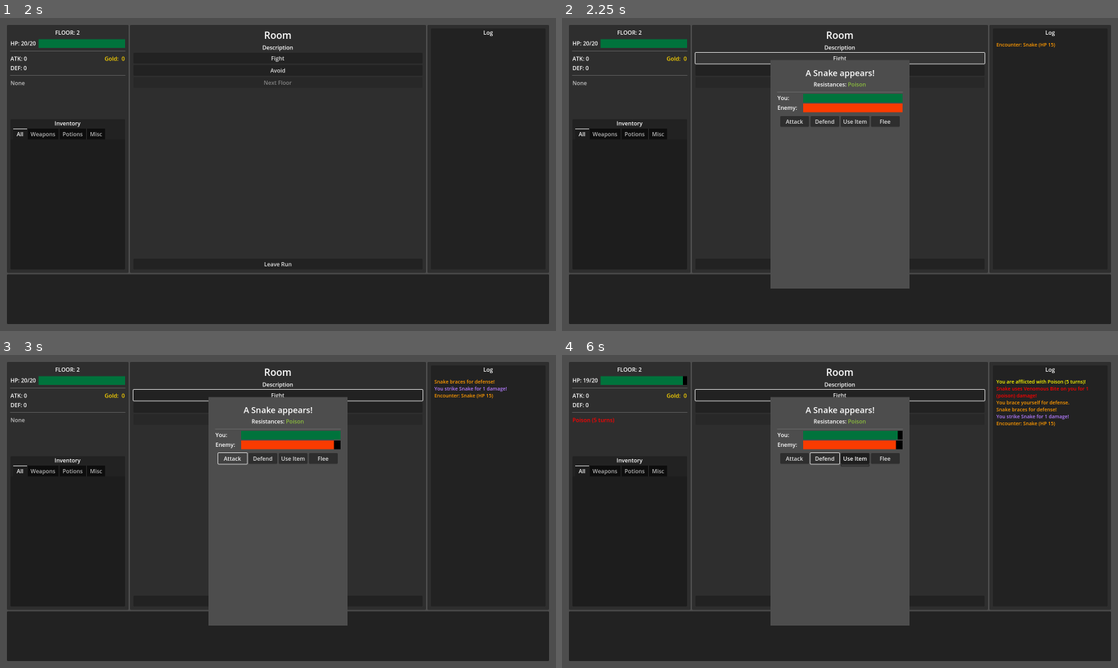
Above: before the commit, frames 1-4 (two rows, left to right).
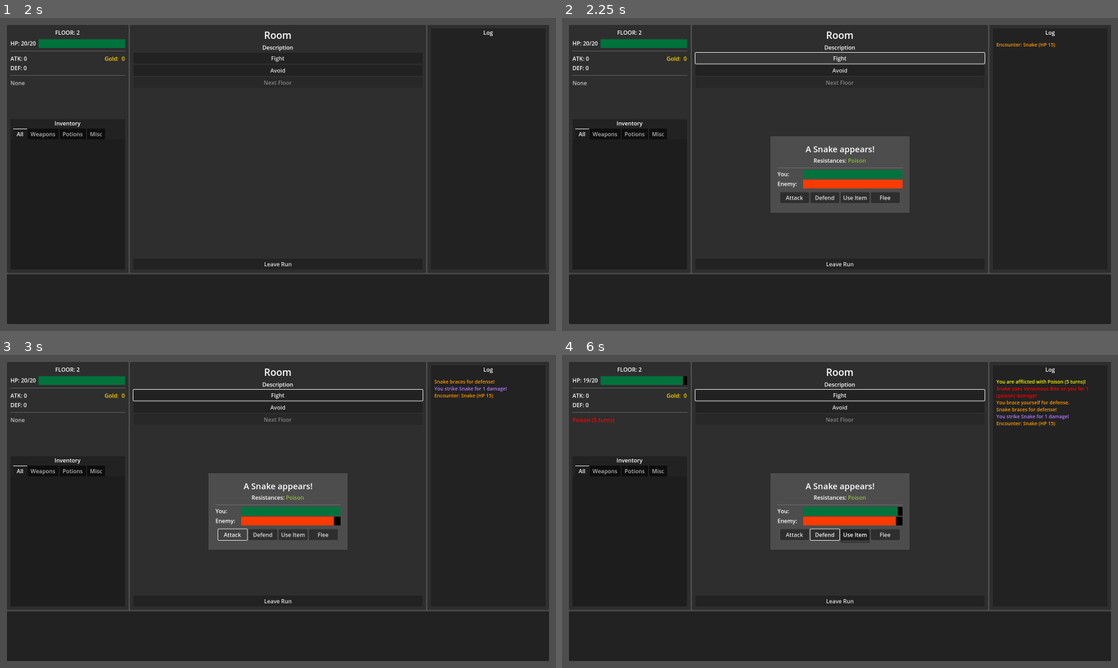
Above: after the commit, the same moments.

Repository: jhaakma/final-descent
Game: Godot game, scene res://data/core/Main.tscn
Two runs of this game, one before a commit and one after it. Both use one fixed random seed, a clock stepped at 60 frames per second and the inputs below.
Inputs:
- Up to frame 1 (2 s): click "Start" at 0.5 s; click "Next Floor" at 1.25 s
- Up to frame 2 (2.25 s): click "Fight" at 2 s
- Up to frame 3 (3 s): click "Attack" at 2.75 s
- Up to frame 4 (6 s): click "Defend" at 3.5 s; click "Avoid" at 4.25 s; click "Leave Run" at 5 s; click "Use Item" at 5.75 s

Frame 1 is identical in both runs. In frame 2, 13% of the frame differs, in the area x 37-63%, y 13-87%; in frame 3, 13%; in frame 4, 13%.

Commit message:
Remove CombatActor component, merge into CombatEntity

Diff:
--- a/data/abilities/PoisonAttack.tres
+++ b/data/abilities/PoisonAttack.tres
@@ -1,7 +1,7 @@
 [gd_resource type="Resource" script_class="AttackAbility" load_steps=3 format=3 uid="uid://fcglmn7ftprc"]
 
 [ext_resource type="Script" uid="uid://b3hu85dtjat08" path="res://src/abilities/AttackAbility.gd" id="1_attack_ability"]
-[ext_resource type="Resource" uid="uid://dvaxva0shp6yy" path="res://data/effects/PoisonSimple.tres" id="2_poison_effect"]
+[ext_resource type="Resource" uid="uid://8asuhs1e5eh3" path="res://data/effects/PoisonEffect.tres" id="2_ym2fl"]
 
 [resource]
 script = ExtResource("1_attack_ability")
@@ -9,7 +9,7 @@
 damage_variance = 2
 override_damage_type = true
 damage_type = 1
-status_effect = ExtResource("2_poison_effect")
+status_effect = ExtResource("2_ym2fl")
 effect_chance = 1.0
 ability_name = "Poison Attack"
 description = "An attack that poisons the target."
--- a/data/effects/FrostbiteEffect.tres
+++ b/data/effects/FrostbiteEffect.tres
@@ -1,9 +1,9 @@
-[gd_resource type="Resource" script_class="ElementalTimedEffect" load_steps=2 format=3]
+[gd_resource type="Resource" script_class="ElementalTimedEffect" load_steps=2 format=3 uid="uid://dh0bhx4lcavna"]
 
-[ext_resource type="Script" path="res://src/effects/timed/elemental_timed_effect.gd" id="1_0"]
+[ext_resource type="Script" uid="uid://b5iu05fqomptj" path="res://src/effects/timed/elemental_timed_effect.gd" id="1_0"]
 
 [resource]
 script = ExtResource("1_0")
-damage_per_turn = 1
+damage_per_turn = 2
+elemental_type = 4
 duration = 4
-elemental_type = 4
--- a/data/effects/PoisonEffect.tres
+++ b/data/effects/PoisonEffect.tres
@@ -1,9 +1,9 @@
-[gd_resource type="Resource" script_class="ElementalTimedEffect" load_steps=2 format=3]
+[gd_resource type="Resource" script_class="ElementalTimedEffect" load_steps=2 format=3 uid="uid://8asuhs1e5eh3"]
 
-[ext_resource type="Script" path="res://src/effects/timed/elemental_timed_effect.gd" id="1_0"]
+[ext_resource type="Script" uid="uid://b5iu05fqomptj" path="res://src/effects/timed/elemental_timed_effect.gd" id="1_0"]
 
 [resource]
 script = ExtResource("1_0")
-damage_per_turn = 2
-duration = 5
+damage_per_turn = 1
 elemental_type = 1
+duration = 6
--- a/data/effects/PoisonSimple.tres
+++ /dev/null
@@ -1,9 +0,0 @@
-[gd_resource type="Resource" script_class="PoisonEffect" load_steps=2 format=3 uid="uid://dvaxva0shp6yy"]
-
-[ext_resource type="Script" uid="uid://bnsjjjtwxudsp" path="res://src/effects/timed/poison_effect.gd" id="1_p53nu"]
-
-[resource]
-script = ExtResource("1_p53nu")
-damage_per_turn = 1
-duration = 5
-metadata/_custom_type_script = "uid://bnsjjjtwxudsp"
--- a/data/effects/constant/FireResistance.tres
+++ /dev/null
@@ -1,8 +0,0 @@
-[gd_resource type="ElementalResistanceEffect" format=3 uid="uid://dud52rjh03csy"]
-
-[resource]
-resource_local_to_scene = false
-resource_name = ""
-resistance_percent = 0.5
-elemental_type = 2
-is_removable = true
--- a/data/effects/constant/IceResistance.tres
+++ /dev/null
@@ -1,5 +0,0 @@
-[gd_resource type="ElementalResistanceEffect" format=3]
-
-[resource]
-elemental_type = 4
-is_removable = true
--- a/data/effects/constant/PermanentStrengthBoost.tres
+++ /dev/null
@@ -1,5 +0,0 @@
-[gd_resource type="StrengthBoostEffect" format=3]
-
-[resource]
-strength_bonus = 5
-is_removable = false
--- a/data/effects/constant/PoisonResistance.tres
+++ /dev/null
@@ -1,8 +0,0 @@
-[gd_resource type="ElementalResistanceEffect" format=3 uid="uid://3pgl2hhfganw"]
-
-[resource]
-resource_local_to_scene = false
-resource_name = ""
-resistance_percent = 0.3
-elemental_type = 1
-is_removable = true
--- a/data/effects/constant/ShockResistance.tres
+++ /dev/null
@@ -1,5 +0,0 @@
-[gd_resource type="ElementalResistanceEffect" format=3]
-
-[resource]
-elemental_type = 3
-is_removable = true
--- a/data/enemies/Ghost.tres
+++ b/data/enemies/Ghost.tres
@@ -32,6 +32,7 @@
 name = "Vengeful Spirit"
 max_hp = 20
 attack = 4
+defense = 0
 loot_component = SubResource("Resource_smyst")
 avoid_chance = 0.5
 resistances = Array[int]([0])
--- a/data/enemies/Snake.tres
+++ b/data/enemies/Snake.tres
@@ -54,6 +54,7 @@
 name = "Snake"
 max_hp = 15
 attack = 2
+defense = 0
 loot_component = SubResource("Resource_tqj67")
 avoid_chance = 0.5
 resistances = Array[int]([1])
--- a/data/enemies/Spectre.tres
+++ b/data/enemies/Spectre.tres
@@ -33,6 +33,7 @@
 name = "Dark Spectre"
 max_hp = 30
 attack = 1
+defense = 0
 loot_component = SubResource("Resource_smyst")
 avoid_chance = 0.5
 resistances = Array[int]([0, 5])
--- a/data/items/weapons/Warhammer.tres
+++ b/data/items/weapons/Warhammer.tres
@@ -18,6 +18,7 @@
 [resource]
 script = ExtResource("3_fx7rg")
 damage = 4
+damage_type = 0
 condition = 20
 enchantment = SubResource("Resource_oi54v")
 name = "Warhammer"
--- a/data/rooms/ShrineRoomAncient.tres
+++ b/data/rooms/ShrineRoomAncient.tres
@@ -33,6 +33,7 @@
 script = ExtResource("5_stdmh")
 gold_min = 10
 gold_max = 20
+chance_gold_none = 0.0
 loot_table = Array[ExtResource("1_eaur7")]([SubResource("Resource_sybd7"), SubResource("Resource_0wc5j")])
 metadata/_custom_type_script = "uid://lj0e532l0dyu"
 
--- a/data/rooms/ShrineRoomEvil.tres
+++ b/data/rooms/ShrineRoomEvil.tres
@@ -33,6 +33,7 @@
 script = ExtResource("6_u0cpa")
 gold_min = 10
 gold_max = 20
+chance_gold_none = 0.0
 loot_table = Array[ExtResource("2_jf7xf")]([SubResource("Resource_sybd7"), SubResource("Resource_0wc5j")])
 metadata/_custom_type_script = "uid://lj0e532l0dyu"
 
--- a/data/themes/HP_Background.tres
+++ b/data/themes/HP_Background.tres
@@ -1,4 +1,4 @@
 [gd_resource type="StyleBoxFlat" format=3 uid="uid://caty0ldxg85np"]
 
 [resource]
-bg_color = Color(0.14, 0.14, 0.14, 1)
+bg_color = Color(0.25, 0.25, 0.25, 1)
--- a/src/abilities/DefendAbility.gd
+++ b/src/abilities/DefendAbility.gd
@@ -13,7 +13,7 @@
         # Use the unified defending system with configurable multiplier
         caster.set_defending(true)
         # Store the defense multiplier in the combat actor for use in damage calculation
-        caster.combat_actor.set_defense_multiplier(defense_multiplier)
+        caster.set_defense_multiplier(defense_multiplier)
     else:
         push_error("DefendAbility: Caster does not support defending system")
 
--- a/src/combat/CombatActor.gd
+++ /dev/null
@@ -1,55 +0,0 @@
-class_name CombatActor extends RefCounted
-
-# Combat component that handles combat state and calculations for both Player and Enemy
-
-# Combat state
-var is_defending: bool = false
-var defense_multiplier: float = 0.5  # Configurable defense multiplier
-
-# Parent reference
-var owner_actor: CombatEntity = null
-
-func _init(actor: CombatEntity = null) -> void:
-    owner_actor = actor
-
-# === DAMAGE CALCULATION ===
-func calculate_incoming_damage(base_damage: int) -> int:
-    var final_damage := base_damage
-
-    # Apply defending reduction using configurable multiplier
-    if is_defending:
-        final_damage = int(base_damage * defense_multiplier)
-        is_defending = false  # Defense is consumed
-        defense_multiplier = 0.5  # Reset to default for next use
-
-    return final_damage
-
-# === DEFENDING SYSTEM ===
-func can_defend() -> bool:
-    return not is_defending
-
-func start_defending() -> void:
-    is_defending = true
-
-func stop_defending() -> void:
-    is_defending = false
-
-func get_is_defending() -> bool:
-    return is_defending
-
-func set_defense_multiplier(multiplier: float) -> void:
-    defense_multiplier = multiplier
-
-# === COMBAT ACTIONS ===
-func apply_defend_action() -> void:
-    # Unified defend action for all actors
-    start_defending()
-
-func remove_defend_effects() -> void:
-    # No longer needed with unified system, but kept for compatibility
-    pass
-
-# === UTILITY ===
-func reset_combat_state() -> void:
-    is_defending = false
-    defense_multiplier = 0.5  # Reset to default
--- a/src/combat/CombatEntity.gd
+++ b/src/combat/CombatEntity.gd
@@ -13,9 +13,12 @@
 
 # Core combat components - shared by all combat entities
 var stats_component: StatsComponent
-var combat_actor: CombatActor
 var status_effect_component: StatusEffectComponent
 var resistance_component: ResistanceComponent
+
+# Combat state (merged from CombatActor)
+var is_defending: bool = false
+var defense_multiplier: float = 0.5  # Configurable defense multiplier
 
 # Turn control - for effects like stun
 var skip_next_turn: bool = false
@@ -23,7 +26,6 @@
 # Base constructor for combat entities - must be called by subclasses
 func _init_combat_entity(max_health: int, attack_power: int, defense: int) -> void:
     stats_component = StatsComponent.new(max_health, attack_power, defense)
-    combat_actor = CombatActor.new(self)
     status_effect_component = StatusEffectComponent.new(self)
     resistance_component = ResistanceComponent.new()
 
@@ -47,19 +49,47 @@
 # === COMBAT STATE MANAGEMENT ===
 func set_defending(value: bool) -> void:
     if value:
-        combat_actor.start_defending()
+        start_defending()
     else:
-        combat_actor.stop_defending()
+        stop_defending()
 
 func get_is_defending() -> bool:
-    return combat_actor.get_is_defending()
+    return is_defending
+
+# === DEFENDING SYSTEM ===
+func can_defend() -> bool:
+    return not is_defending
+
+func start_defending() -> void:
+    is_defending = true
+
+func stop_defending() -> void:
+    is_defending = false
+
+func set_defense_multiplier(multiplier: float) -> void:
+    defense_multiplier = multiplier
+
+func apply_defend_action() -> void:
+    # Unified defend action for all actors
+    start_defending()
+
+func reset_combat_state() -> void:
+    is_defending = false
+    defense_multiplier = 0.5  # Reset to default
 
 # Calculate damage taken considering defense state and damage type resistance
 func calculate_incoming_damage(base_damage: int, damage_type: DamageType.Type = DamageType.Type.PHYSICAL) -> int:
-    # First apply standard defense calculation
-    var damage_after_defense := combat_actor.calculate_incoming_damage(base_damage)
+    # First apply standard defense calculation (merged from CombatActor)
+    var final_damage := base_damage
+
+    # Apply defending reduction using configurable multiplier
+    if is_defending:
+        final_damage = int(base_damage * defense_multiplier)
+        is_defending = false  # Defense is consumed
+        defense_multiplier = 0.5  # Reset to default for next use
+
     # Then apply damage type resistance
-    return resistance_component.apply_resistance(damage_after_defense, damage_type)
+    return resistance_component.apply_resistance(final_damage, damage_type)
 
 # === STATUS EFFECT MANAGEMENT ===
 func apply_status_effect(effect: StatusEffect) -> bool:
--- a/src/effects/constant/constant_effect_test.gd
+++ /dev/null
@@ -1,54 +0,0 @@
-class_name ConstantEffectTest extends RefCounted
-
-# Simple test to validate that the constant effect system works correctly
-static func run_test() -> void:
-    print("Running ConstantEffect test...")
-
-    # Test 1: Verify that ConstantEffect properly identifies itself
-    var strength_effect := StrengthBoostEffect.new()
-    strength_effect.strength_bonus = 3
-    strength_effect.is_removable = true
-
-    assert(strength_effect.get_effect_id() == "strength_boost")
-    assert(strength_effect.get_effect_name() == "Strength Boost")
-    assert(strength_effect.get_effect_type() == StatusEffect.EffectType.POSITIVE)
-    assert(strength_effect.is_expired() == false, "Constant effects should never expire")
-    print("✓ StrengthBoostEffect properly configured")
-
-    # Test 2: Verify that ElementalResistanceEffect works
-    var fire_resistance := ElementalResistanceEffect.new()
-    fire_resistance.elemental_type = DamageType.Type.FIRE
-    fire_resistance.is_removable = false
-
-    assert(fire_resistance.get_effect_id() == "fire_resistance")
-    assert(fire_resistance.is_permanent() == true, "Non-removable effects should be permanent")
-    assert(fire_resistance.get_description().contains("Fire"), "Description should show element type")
-    assert(fire_resistance.get_description().contains("Resistance"), "Description should show resistance")
-    print("✓ ElementalResistanceEffect properly configured")
-
-    # Test 3: Verify different elemental types work
-    var poison_resistance := ElementalResistanceEffect.new()
-    poison_resistance.elemental_type = DamageType.Type.POISON
-    poison_resistance.is_removable = true
-
-    assert(poison_resistance.get_effect_id() == "poison_resistance")
-    assert(poison_resistance.get_effect_name() == "Poison Resistance")
-    assert(poison_resistance.get_description().contains("Poison"), "Should show poison type")
-    assert(poison_resistance.get_description().contains("Resistance"), "Should show resistance")
-    print("✓ Generic elemental types work correctly")
-
-    # Test 4: Check description formatting
-    var permanent_desc := fire_resistance.get_base_description()
-    assert(permanent_desc.contains("permanent"), "Permanent effects should show in description")
-
-    var removable_desc := strength_effect.get_base_description()
-    assert(removable_desc.contains("constant"), "Removable constant effects should show 'constant'")
-    print("✓ Description formatting works correctly")
-
-    print("ConstantEffect test completed successfully.")
-
-# Helper function to run the test during development
-static func _static_init() -> void:
-    # Uncomment to run test on load
-    # run_test()
-    pass
--- a/src/enemies/enemy.gd
+++ b/src/enemies/enemy.gd
@@ -17,7 +17,7 @@
     resource = enemy_resource
 
     # Initialize base combat entity with enemy health
-    _init_combat_entity(resource.max_hp, resource.attack, 0)
+    _init_combat_entity(resource.max_hp, resource.attack, resource.defense)
 
     # Apply resistances and weaknesses from resource
     _apply_resistances_and_weaknesses()
--- a/src/enemies/enemy_resource.gd
+++ b/src/enemies/enemy_resource.gd
@@ -4,6 +4,7 @@
 @export var name: String = "Enemy"
 @export var max_hp: int = 10
 @export var attack: int = 2
+@export var defense: int = 0
 @export var loot_component: LootComponent = LootComponent.new()
 @export var avoid_chance: float = 0.5 #Chance to escape when selecting avoid
 @export var ai_component: EnemyAIComponent = RandomAIComponent.new()
--- a/src/ui/popups/CombatPopup.tscn
+++ b/src/ui/popups/CombatPopup.tscn
@@ -11,7 +11,7 @@
 
 [node name="CombatPopup" type="Window"]
 initial_position = 2
-size = Vector2i(400, 657)
+size = Vector2i(400, 197)
 wrap_controls = true
 transient = true
 exclusive = true
Not shown: 1 places in data/effects/conditions/FrostbiteCondition.tres that only renumber resources
Not shown: 1 places in data/effects/conditions/PoisonCondition.tres that only renumber resources
Not shown: 1 places in data/items/potions/Antidote.tres that only renumber resources
Not shown: 2 places in data/items/runes/RuneOfResistPoison.tres that only renumber resources
Not shown, added: src/core/difficulty_manager.gd.uid
Not shown, added: src/core/difficulty_rating.gd.uid
Not shown, removed: src/effects/constant/constant_effect_test.gd.uid
Not shown, changed: todo.md
